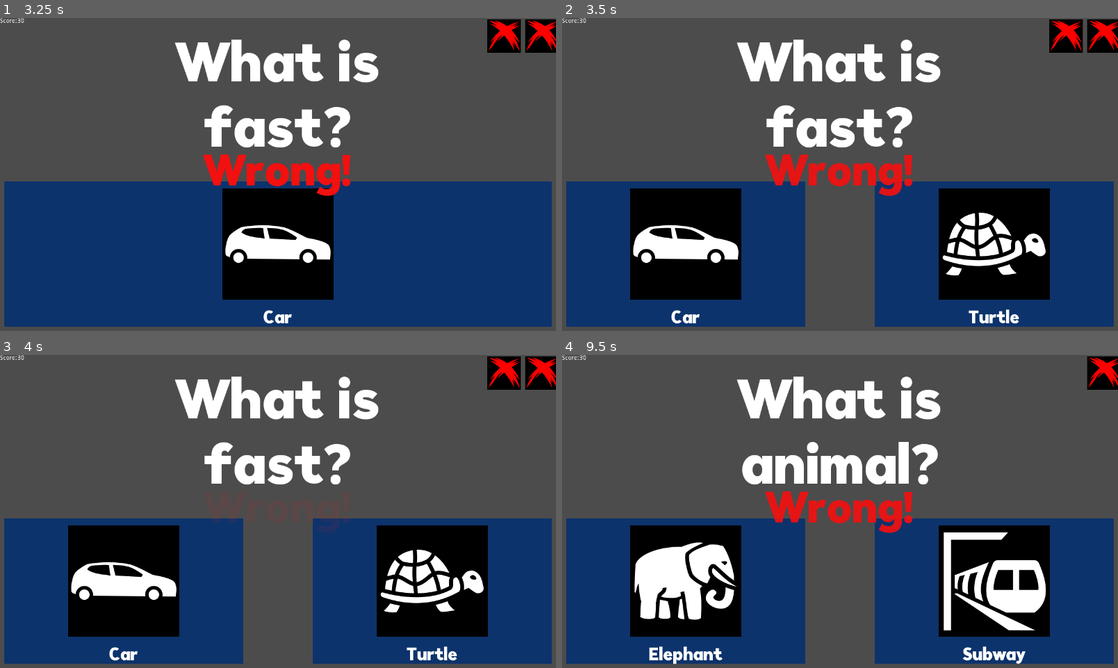
Above: before the commit, frames 1-4 (two rows, left to right).
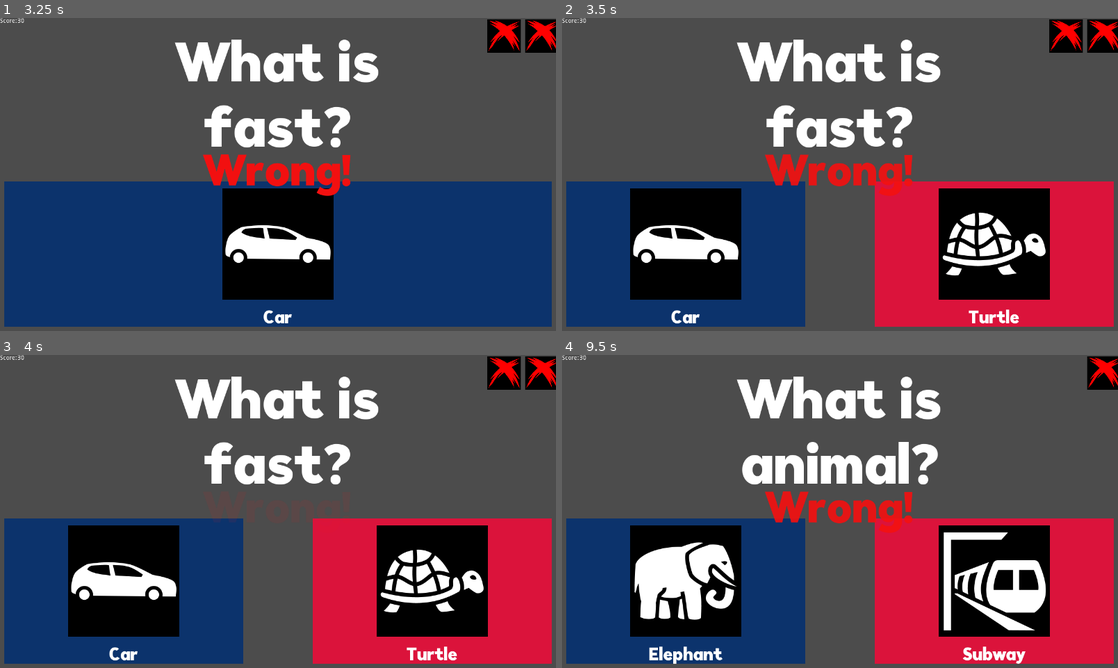
Above: after the commit, the same moments.

Repository: szymon112233/Filmufkapro
Game: Godot game, scene res://Main.tscn
Same seed, same stepped clock (60 frames per second), same inputs: the game is played once before the commit and once after it.
Inputs:
- Up to frame 1 (3.25 s): tap Enter at 0.5 s; hold Right (right_option) 0.53-2.03 s; tap Space at 1.25 s; hold Left (left_option) from 2.03 s (still down)
- Up to frame 2 (3.5 s): keep holding Left (left_option)
- Up to frame 3 (4 s): keep holding Left (left_option)
- Up to frame 4 (9.5 s): release Left (left_option) at 4.28 s; hold Right (right_option) 4.28-8.03 s; tap Enter at 5.75, 8 s; tap Space at 7.25 s; hold Left (left_option) from 8.03 s (still down)

Frame 1 is identical in both runs. In frame 2, 13% of the frame differs, in the area x 56-100%, y 52-99%; in frame 3, 13%; in frame 4, 13%.

Commit message:
Buttons highlighting.

Diff:
--- a/Scripts/MainUIManager.gd
+++ b/Scripts/MainUIManager.gd
@@ -8,8 +8,16 @@
 
 var currentQuestion
 
+var originalOptionUIColor
+
+func _ready():
+	originalOptionUIColor = (get_node(PathToOption1).get_node("ColorRect") as ColorRect).color
+
 func SetupNewQuestion(question: Question):
 	currentQuestion = question
+
+	(get_node(PathToOption1).get_node("ColorRect") as ColorRect).color = originalOptionUIColor
+	(get_node(PathToOption2).get_node("ColorRect") as ColorRect).color = originalOptionUIColor
 
 	var option1Image = get_node(PathToOption1).get_node("ColorRect/TextureRect") as TextureRect
 	var option1Label = get_node(PathToOption1).get_node("ColorRect/Label") as Label
@@ -57,11 +65,23 @@
 			get_node(PathToOption2).show()
 
 
-func _on_QuizManager_AnwserPut(isCorrect):
+func _on_QuizManager_AnwserPut(isCorrect, isLeft):
+	var chosenChoicePath
+	var colorToSet
+
+	if isLeft:
+		chosenChoicePath = PathToOption1
+	else:
+		chosenChoicePath = PathToOption2
+
 	if isCorrect:
 		$CorrectAnimPlayer.play("CorrectAnim")
+		colorToSet = Color.lawngreen
 	else:
 		$CorrectAnimPlayer.play("WrongAnim")
+		colorToSet = Color.crimson
+
+	(get_node(chosenChoicePath).get_node("ColorRect") as ColorRect).color = colorToSet
 
 
 func _on_QuizManager_HealthChanged(health):
--- a/Scripts/QuizManager.gd
+++ b/Scripts/QuizManager.gd
@@ -8,7 +8,7 @@
 
 signal NewQuestionShown(questionIndex)
 signal BeatPlayed(beatIndex)
-signal AnwserPut(isCorrect)
+signal AnwserPut(isCorrect, isLeft)
 signal HealthChanged(health)
 signal GameEnd(isSuccess, score)
 
@@ -59,14 +59,14 @@
 
 func MakeChoice(isLeft: bool):
 	if isLeft:
-		Anwser(CurrentQuestion.Choice1Valid)
+		Anwser(CurrentQuestion.Choice1Valid, isLeft)
 	else:
-		Anwser(CurrentQuestion.Choice2Valid)
+		Anwser(CurrentQuestion.Choice2Valid, isLeft)
 
 
-func Anwser(isCorrect: bool):
+func Anwser(isCorrect: bool, isLeft: bool):
 	print(isCorrect)
-	emit_signal("AnwserPut", isCorrect)
+	emit_signal("AnwserPut", isCorrect, isLeft)
 	if isCorrect:
 		score += 1
 	else:
